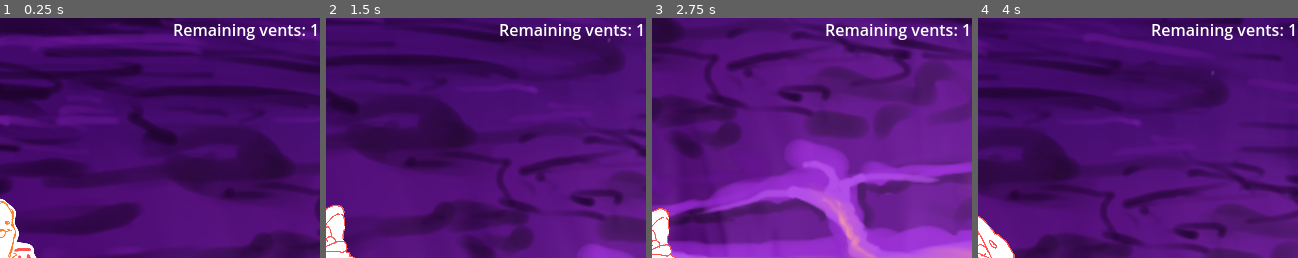
Above: before the commit, frames 1-4 (left to right).
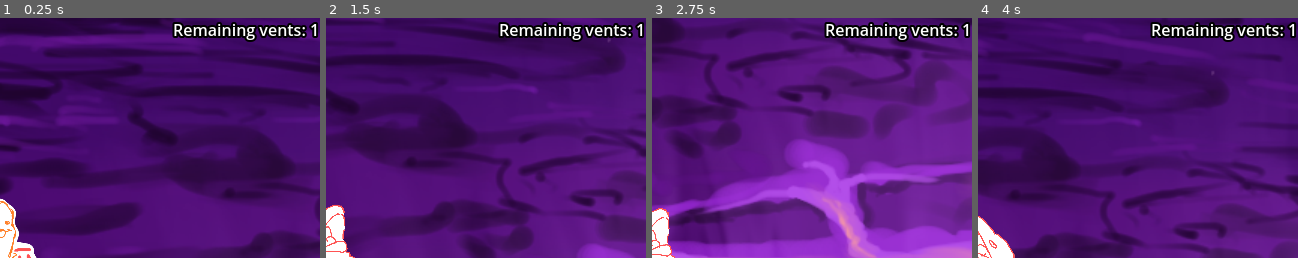
Above: after the commit, the same moments.

Repository: NBumgardner/godot-wild-jam-88-game
Game: Godot game, scene res://main.tscn
The game is run twice, just before and just after one commit, with the same random seed, the same clock (stepped at 60 frames per second) and the same inputs.
Inputs:
- Up to frame 1 (0.25 s): no input
- Up to frame 2 (1.5 s): tap Enter at 0.5 s; hold D (move_right) 0.53-1.28 s; tap Space (action) at 0.6, 1.35 s; hold S (move_down) from 1.28 s (still down)
- Up to frame 3 (2.75 s): release S (move_down) at 2.03 s; hold D (move_right) from 2.03 s (still down); tap Space (action) at 2.1 s
- Up to frame 4 (4 s): release D (move_right) at 2.78 s; hold W (move_up) 2.78-3.53 s; tap Space (action) at 2.85, 3.6 s; hold A (move_left) from 3.53 s (still down)
The pictures show only the part of the screen within x 50-100%, y 0-50%; the shares and areas given below are measured in that part.

The runs differ from the first frame. In frame 1, 2.0% of the frame differs, in the area x 53-100%, y 1-10%; in frame 2, 2.0%; in frame 3, 2.0%; in frame 4, 2.0%.

Commit message:
Add Styled Start Screen and Text Outlines

Diff:
--- /dev/null
+++ b/game/assets/themes/button_big.tres
@@ -0,0 +1,4 @@
+[gd_resource type="Theme" format=3 uid="uid://ba8x7si331c2"]
+
+[resource]
+Button/font_sizes/font_size = 24
--- /dev/null
+++ b/game/assets/themes/default.tres
@@ -0,0 +1,4 @@
+[gd_resource type="Theme" format=3 uid="uid://cd3xaq0w5mwtl"]
+
+[resource]
+Label/constants/outline_size = 8
--- /dev/null
+++ b/game/assets/themes/font_game_title.tres
@@ -0,0 +1,4 @@
+[gd_resource type="Theme" format=3 uid="uid://b38mj24xd1mde"]
+
+[resource]
+Label/font_sizes/font_size = 52
--- /dev/null
+++ b/game/assets/themes/margin_container_of_buttons_nested.tres
@@ -0,0 +1,5 @@
+[gd_resource type="Theme" format=3 uid="uid://c4jh2a00mvosq"]
+
+[resource]
+MarginContainer/constants/margin_left = 20
+MarginContainer/constants/margin_right = 20
--- a/game/objects/hud/hud.tscn
+++ b/game/objects/hud/hud.tscn
@@ -1,5 +1,6 @@
-[gd_scene load_steps=2 format=3 uid="uid://6o26q54y57gv"]
+[gd_scene load_steps=3 format=3 uid="uid://6o26q54y57gv"]
 
+[ext_resource type="Theme" uid="uid://cd3xaq0w5mwtl" path="res://assets/themes/default.tres" id="1_08fgm"]
 [ext_resource type="Script" uid="uid://cf276iwu4busb" path="res://objects/hud/hud.gd" id="1_y7bgl"]
 
 [node name="HUD" type="Control"]
@@ -9,6 +10,7 @@
 anchor_bottom = 1.0
 grow_horizontal = 2
 grow_vertical = 2
+theme = ExtResource("1_08fgm")
 script = ExtResource("1_y7bgl")
 
 [node name="Label" type="Label" parent="."]
--- /dev/null
+++ b/game/scenes/menus/start_menu/start_menu.gd
@@ -0,0 +1,15 @@
+extends Control
+
+@onready var buttonQuit: Button = $%ButtonQuit;
+
+func _ready() -> void:
+	if OS.get_name() == "Web":
+		buttonQuit.visible = false
+
+#region button pressed
+func _on_button_quit_pressed():
+	get_tree().quit()
+
+func _on_button_start_pressed():
+	get_tree().change_scene_to_file("res://scenes/level1/level1.tscn")
+#endegion button pressed
--- /dev/null
+++ b/game/scenes/menus/start_menu/start_menu.tscn
@@ -0,0 +1,86 @@
+[gd_scene load_steps=7 format=3 uid="uid://cta3neh2ats6o"]
+
+[ext_resource type="Script" uid="uid://cb65sy8k6wuve" path="res://scenes/menus/start_menu/start_menu.gd" id="1_6cjlu"]
+[ext_resource type="Theme" uid="uid://cd3xaq0w5mwtl" path="res://assets/themes/default.tres" id="1_cndl7"]
+[ext_resource type="Theme" uid="uid://ba8x7si331c2" path="res://assets/themes/button_big.tres" id="3_5q43g"]
+[ext_resource type="Theme" uid="uid://b38mj24xd1mde" path="res://assets/themes/font_game_title.tres" id="3_8pm6n"]
+[ext_resource type="Theme" uid="uid://c4jh2a00mvosq" path="res://assets/themes/margin_container_of_buttons_nested.tres" id="5_f684d"]
+[ext_resource type="Texture2D" uid="uid://cbim7il0llmxf" path="res://scenes/level1/background.png" id="6_f684d"]
+
+[node name="StartMenu" type="Control"]
+layout_mode = 3
+anchors_preset = 15
+anchor_right = 1.0
+anchor_bottom = 1.0
+grow_horizontal = 2
+grow_vertical = 2
+theme = ExtResource("1_cndl7")
+script = ExtResource("1_6cjlu")
+
+[node name="CenterContainer" type="CenterContainer" parent="."]
+layout_mode = 1
+anchors_preset = 8
+anchor_left = 0.5
+anchor_top = 0.5
+anchor_right = 0.5
+anchor_bottom = 0.5
+offset_left = -20.0
+offset_top = -20.0
+offset_right = 20.0
+offset_bottom = 20.0
+grow_horizontal = 2
+grow_vertical = 2
+
+[node name="VBoxContainer" type="VBoxContainer" parent="CenterContainer"]
+layout_mode = 2
+
+[node name="Title" type="Label" parent="CenterContainer/VBoxContainer"]
+layout_mode = 2
+theme = ExtResource("3_8pm6n")
+text = "Super Slime's Blastoff"
+horizontal_alignment = 1
+
+[node name="SubTitle" type="Label" parent="CenterContainer/VBoxContainer"]
+layout_mode = 2
+text = "Godot Wild Jam 88 Game Jam Entry"
+horizontal_alignment = 1
+
+[node name="VBoxContainer" type="VBoxContainer" parent="CenterContainer/VBoxContainer"]
+layout_mode = 2
+size_flags_horizontal = 4
+
+[node name="ButtonStart" type="Button" parent="CenterContainer/VBoxContainer/VBoxContainer"]
+layout_mode = 2
+theme = ExtResource("3_5q43g")
+text = "Start Game"
+
+[node name="MarginContainer" type="MarginContainer" parent="CenterContainer/VBoxContainer/VBoxContainer"]
+layout_mode = 2
+theme = ExtResource("5_f684d")
+
+[node name="VBoxContainer" type="VBoxContainer" parent="CenterContainer/VBoxContainer/VBoxContainer/MarginContainer"]
+layout_mode = 2
+
+[node name="ButtonSettings" type="Button" parent="CenterContainer/VBoxContainer/VBoxContainer/MarginContainer/VBoxContainer"]
+layout_mode = 2
+text = "Settings"
+
+[node name="ButtonCredits" type="Button" parent="CenterContainer/VBoxContainer/VBoxContainer/MarginContainer/VBoxContainer"]
+layout_mode = 2
+text = "Credits"
+
+[node name="ButtonQuit" type="Button" parent="CenterContainer/VBoxContainer/VBoxContainer/MarginContainer/VBoxContainer"]
+unique_name_in_owner = true
+layout_mode = 2
+text = "Quit"
+
+[node name="BackgroundLayer" type="Node2D" parent="."]
+show_behind_parent = true
+z_index = -4096
+
+[node name="Background" type="Sprite2D" parent="BackgroundLayer"]
+position = Vector2(45, 25)
+texture = ExtResource("6_f684d")
+
+[connection signal="pressed" from="CenterContainer/VBoxContainer/VBoxContainer/ButtonStart" to="." method="_on_button_start_pressed"]
+[connection signal="pressed" from="CenterContainer/VBoxContainer/VBoxContainer/MarginContainer/VBoxContainer/ButtonQuit" to="." method="_on_button_quit_pressed"]
Not shown, added: game/scenes/menus/start_menu/start_menu.gd.uid
